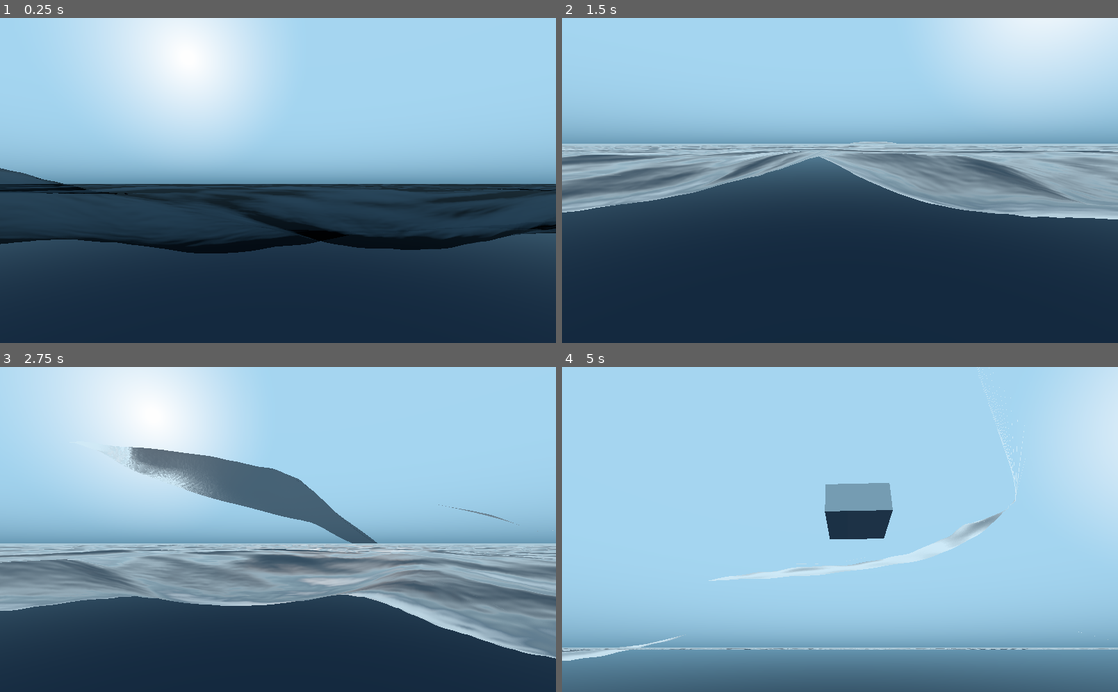
Above: before the commit, frames 1-4 (two rows, left to right).
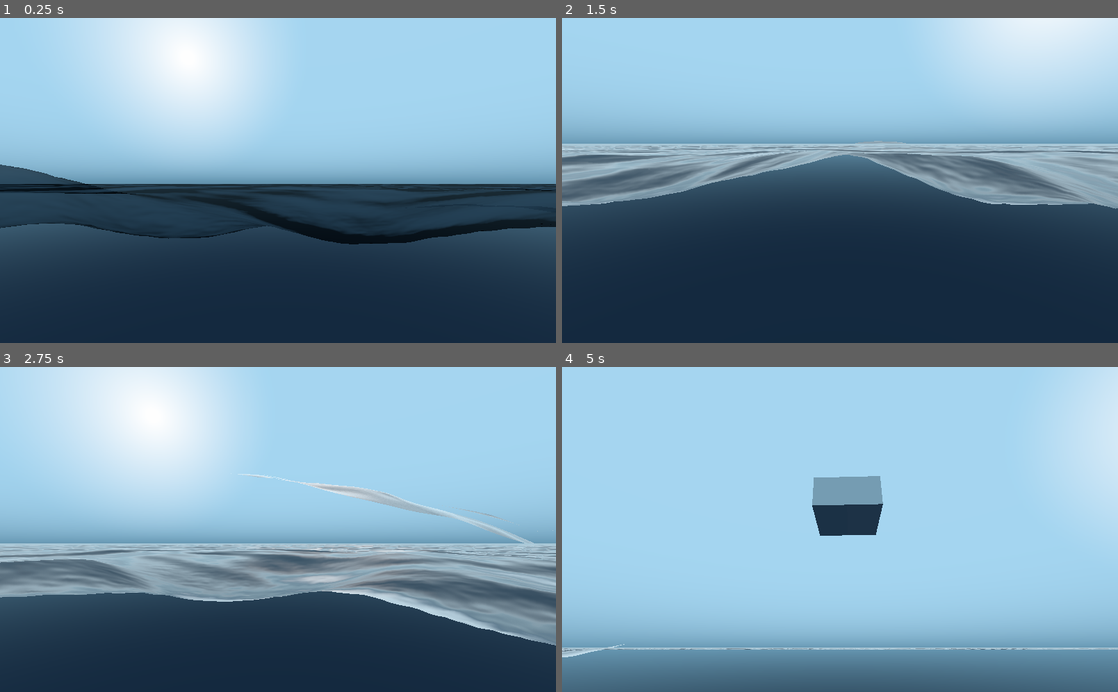
Above: after the commit, the same moments.

Repository: creikey/projected-ocean
Game: Godot game, scene res://DemoScene.tscn
Two runs of this game, one before a commit and one after it. Both use one fixed random seed, a clock stepped at 60 frames per second and the inputs below.
Inputs (mouse positions are in pixels of both pictures, inside the frame that each line leads up to):
- Up to frame 1 (0.25 s): no input
- Up to frame 2 (1.5 s): move the mouse to (867, 180) at 0.52 s; hold W (move_forward) 0.53-1.28 s; tap Q (toggle_mouse) at 0.6, 1.35 s; move the mouse to (728, 196) at 1.27 s; hold S (move_backward) from 1.28 s (still down)
- Up to frame 3 (2.75 s): move the mouse to (289, 523) at 2.02 s; release S (move_backward) at 2.03 s; hold W (move_forward) from 2.03 s (still down); tap Q (toggle_mouse) at 2.1 s
- Up to frame 4 (5 s): move the mouse to (812, 594) at 2.77 s; tap Q (toggle_mouse) at 2.85, 3.6, 4.35 s; move the mouse to (878, 532) at 3.52 s; move the mouse to (673, 480) at 4.27 s; release W (move_forward) at 4.28 s; hold A (move_left) from 4.28 s (still down)

The runs differ from the first frame. In frame 1, 4.8% of the frame differs, in the area x 0-100%, y 45-73%; in frame 2, 4.4%; in frame 3, 11%, in the area x 0-100%, y 24-90%; in frame 4, 2.8%.

Commit message:
Tweak alpha and steepness

Diff:
--- a/DemoScene.tscn
+++ b/DemoScene.tscn
@@ -39,7 +39,7 @@
 script = ExtResource( 2 )
 
 [node name="Ocean" parent="." instance=ExtResource( 3 )]
-waves = [ Vector3( 89.29, 18.32, 100 ), Vector3( 263.44, 12.1, 120 ), Vector3( 187.26, 0, 100 ), Vector3( 32.61, 16.66, 28.81 ), Vector3( 51.84, 2.5, 37.75 ), Vector3( 400, 15.09, 200 ), Vector3( 300, 7.71, 300 ), Vector3( 191.83, 0, 80 ), Vector3( 105.52, 4.12, 150 ), Vector3( 400, 0, 250 ), Vector3( 300, 14.55, 300 ) ]
+waves = [ Vector3( 89.29, 0, 100 ), Vector3( 263.44, 0, 120 ), Vector3( 187.26, 0, 100 ), Vector3( 32.61, 0, 28.81 ), Vector3( 51.84, 2.5, 37.75 ), Vector3( 400, 0, 200 ), Vector3( 300, 0, 300 ), Vector3( 191.83, 0, 80 ), Vector3( 105.52, 0, 150 ), Vector3( 400, 0, 250 ), Vector3( 300, 14.55, 300 ) ]
 wave_directions = PoolRealArray( 45, 0, 136.42, 120, 80.71, 0, 80, 270, 300, 108.65, 240 )
 speed = 4.13
 n_max = 30.0
